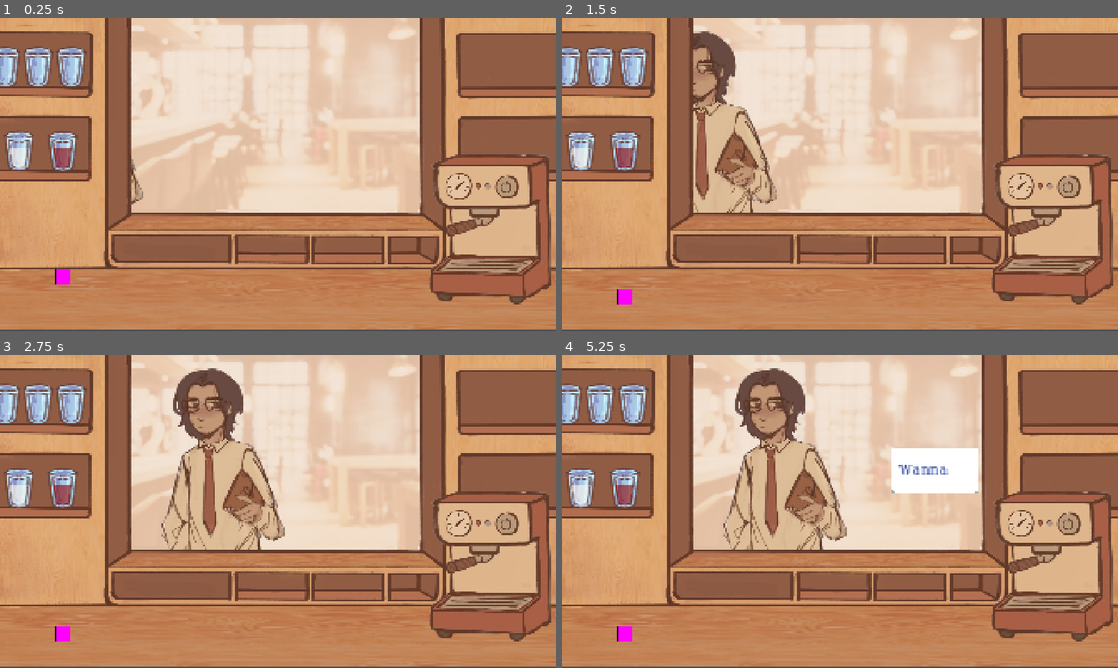
Above: before the commit, frames 1-4 (two rows, left to right).
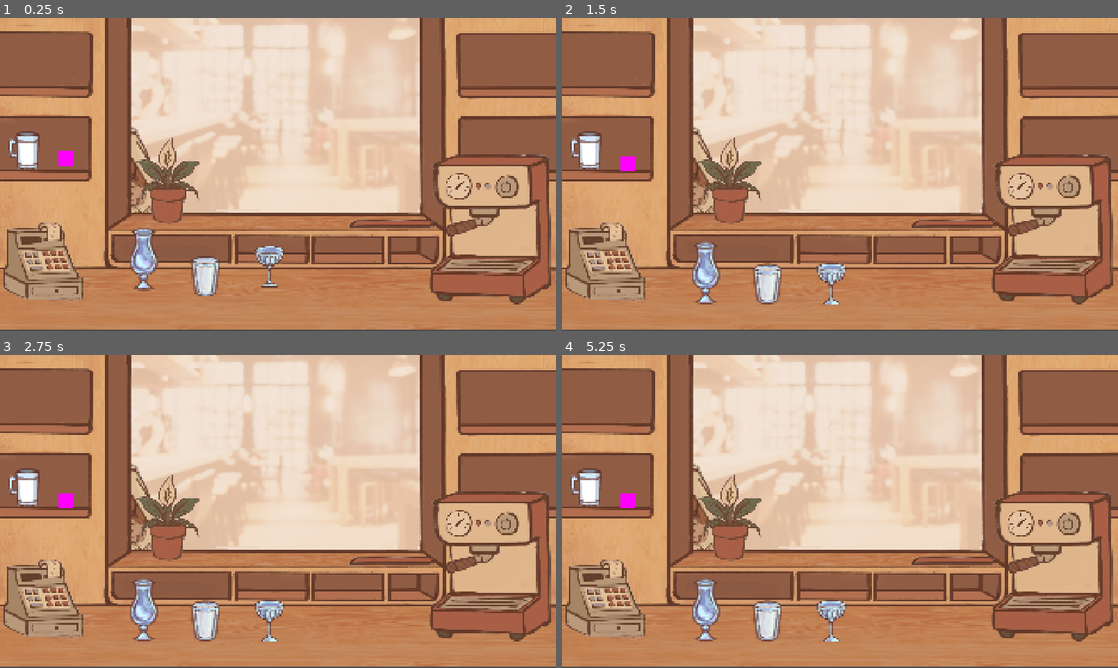
Above: after the commit, the same moments.

Repository: sanicatthedisco/brewing
Game: Godot game, scene res://main.tscn
Same seed, same stepped clock (60 frames per second), same inputs: the game is played once before the commit and once after it.
Inputs (mouse positions are in pixels of both pictures, inside the frame that each line leads up to):
- Up to frame 1 (0.25 s): no input
- Up to frame 2 (1.5 s): drag from (1045, 187) to (623, 121) at 0.52 s; drag from (728, 190) to (1045, 187) at 1.27 s
- Up to frame 3 (2.75 s): move the mouse to (333, 442) at 2.02 s; hold Space (advance_dialog) from 2.03 s (still down); click (333, 442) at 2.17 s
- Up to frame 4 (5.25 s): release Space (advance_dialog) at 2.75 s; drag from (812, 574) to (1045, 596) at 2.77 s; tap Enter at 3.5 s; move the mouse to (1006, 558) at 3.52 s; hold Space (advance_dialog) 3.53-4.25 s; click (1006, 558) at 3.67 s; drag from (673, 464) to (634, 373) at 4.27 s; move the mouse to (867, 511) at 5.02 s; hold Space (advance_dialog) from 5.03 s (still down); click (867, 511) at 5.17 s

The runs differ from the first frame. In frame 1, 9.2% of the frame differs, in the area x 0-79%, y 9-91%; in frame 2, 12%; in frame 3, 15%; in frame 4, 18%, in the area x 0-79%, y 4-92%.

Commit message:
refactoring characters

Diff:
--- /dev/null
+++ b/Objects/Containers/Carafe/Carafe.tscn
@@ -0,0 +1,63 @@
+[gd_scene format=3 uid="uid://dfg1byrkdy3op"]
+
+[ext_resource type="PackedScene" uid="uid://bja0ul5y8rw5k" path="res://Objects/Primitives/IngredientContainer.tscn" id="1_hq52d"]
+[ext_resource type="Script" uid="uid://dbq86162ym1pf" path="res://Objects/Containers/Carafe/carafe.gd" id="2_hq52d"]
+[ext_resource type="Texture2D" uid="uid://2i44sqfuan46" path="res://Assets/Sprites/Containers/carafe_mask.png" id="3_pleuq"]
+[ext_resource type="Texture2D" uid="uid://d4k8msrwp6hct" path="res://Assets/Sprites/Containers/carafe.png" id="4_qjbnv"]
+
+[sub_resource type="RectangleShape2D" id="RectangleShape2D_8lafr"]
+size = Vector2(47, 99)
+
+[sub_resource type="RectangleShape2D" id="RectangleShape2D_jmhsy"]
+size = Vector2(104, 213)
+
+[sub_resource type="RectangleShape2D" id="RectangleShape2D_hieh1"]
+size = Vector2(105, 214)
+
+[node name="Carafe" unique_id=1266183240 instance=ExtResource("1_hq52d")]
+script = ExtResource("2_hq52d")
+
+[node name="Mask" parent="." index="0" unique_id=1087823141]
+clip_children = 1
+texture = ExtResource("3_pleuq")
+
+[node name="Liquid" parent="Mask" index="0" unique_id=911795064]
+anchors_preset = 0
+anchor_left = 0.0
+anchor_top = 0.0
+anchor_right = 0.0
+anchor_bottom = 0.0
+offset_left = -74.0
+offset_top = 52.0
+offset_right = 75.0
+offset_bottom = 252.0
+
+[node name="MainSprite" parent="." index="1" unique_id=1075338833]
+texture = ExtResource("4_qjbnv")
+
+[node name="CollisionShape2D" parent="PourZone" parent_id_path=PackedInt32Array(806354122) index="0" unique_id=186712206]
+position = Vector2(1, -144)
+shape = SubResource("RectangleShape2D_8lafr")
+
+[node name="CollisionShape2D" parent="." index="3" unique_id=1592872759]
+position = Vector2(1, -0.5)
+shape = SubResource("RectangleShape2D_jmhsy")
+
+[node name="InteractionZone" parent="InteractionDetector" parent_id_path=PackedInt32Array(69867065) index="0" unique_id=805710803]
+position = Vector2(1.5, 0)
+shape = SubResource("RectangleShape2D_hieh1")
+
+[node name="Spout" parent="SpoutStuff" parent_id_path=PackedInt32Array(1172241664) index="0" unique_id=751968024]
+position = Vector2(0, -95)
+
+[node name="SpoutCollider" parent="SpoutStuff/Spout" index="0" unique_id=1708787041]
+debug_color = Color(0.9607843, 0, 0.5176471, 0.827451)
+
+[node name="SpoutPosLeft" parent="SpoutStuff" parent_id_path=PackedInt32Array(1172241664) index="1" unique_id=861350612]
+position = Vector2(-21, -93)
+
+[node name="SpoutPosRight" parent="SpoutStuff" parent_id_path=PackedInt32Array(1172241664) index="2" unique_id=753664723]
+position = Vector2(22, -94)
+
+[node name="GarnishSite" parent="." index="7" unique_id=1844923448]
+position = Vector2(12, -98)
--- /dev/null
+++ b/Objects/Containers/Carafe/carafe.gd
@@ -0,0 +1 @@
+extends IngredientContainer
--- /dev/null
+++ b/Objects/Containers/CocktailGlass/CocktailGlass.tscn
@@ -0,0 +1,66 @@
+[gd_scene format=3 uid="uid://vmjc688b2ks7"]
+
+[ext_resource type="PackedScene" uid="uid://bja0ul5y8rw5k" path="res://Objects/Primitives/IngredientContainer.tscn" id="1_4jkx3"]
+[ext_resource type="Script" uid="uid://c7mycnmpl3f2d" path="res://Objects/Containers/CocktailGlass/cocktail_glass.gd" id="2_4jkx3"]
+[ext_resource type="Texture2D" uid="uid://cbtyb6rq435r" path="res://Assets/Sprites/Containers/cocktail_glass_mask.png" id="3_v36a7"]
+[ext_resource type="Texture2D" uid="uid://qvgrljs2exvv" path="res://Assets/Sprites/Containers/cocktail_glass.png" id="4_6n8ti"]
+
+[sub_resource type="RectangleShape2D" id="RectangleShape2D_8lafr"]
+size = Vector2(80, 103.5)
+
+[sub_resource type="RectangleShape2D" id="RectangleShape2D_jmhsy"]
+size = Vector2(102, 139)
+
+[sub_resource type="RectangleShape2D" id="RectangleShape2D_hieh1"]
+size = Vector2(102, 141)
+
+[node name="CocktailGlass" unique_id=1266183240 instance=ExtResource("1_4jkx3")]
+script = ExtResource("2_4jkx3")
+
+[node name="Mask" parent="." index="0" unique_id=1087823141]
+clip_children = 1
+scale = Vector2(0.7, 0.7)
+texture = ExtResource("3_v36a7")
+
+[node name="Liquid" parent="Mask" index="0" unique_id=911795064]
+anchors_preset = 0
+anchor_left = 0.0
+anchor_top = 0.0
+anchor_right = 0.0
+anchor_bottom = 0.0
+offset_left = -74.0
+offset_top = -3.7142792
+offset_right = 75.0
+offset_bottom = 96.28572
+
+[node name="MainSprite" parent="." index="1" unique_id=1075338833]
+scale = Vector2(0.7, 0.7)
+texture = ExtResource("4_6n8ti")
+
+[node name="CollisionShape2D" parent="PourZone" parent_id_path=PackedInt32Array(806354122) index="0" unique_id=186712206]
+position = Vector2(2, -108)
+shape = SubResource("RectangleShape2D_8lafr")
+
+[node name="CollisionShape2D" parent="." index="3" unique_id=1592872759]
+position = Vector2(0, -1.5)
+shape = SubResource("RectangleShape2D_jmhsy")
+
+[node name="InteractionZone" parent="InteractionDetector" parent_id_path=PackedInt32Array(69867065) index="0" unique_id=805710803]
+position = Vector2(-1, -0.5)
+shape = SubResource("RectangleShape2D_hieh1")
+
+[node name="Spout" parent="SpoutStuff" parent_id_path=PackedInt32Array(1172241664) index="0" unique_id=751968024]
+position = Vector2(0, -95)
+
+[node name="SpoutCollider" parent="SpoutStuff/Spout" index="0" unique_id=1708787041]
+position = Vector2(0, 38)
+debug_color = Color(0.9607843, 0, 0.5176471, 0.827451)
+
+[node name="SpoutPosLeft" parent="SpoutStuff" parent_id_path=PackedInt32Array(1172241664) index="1" unique_id=861350612]
+position = Vector2(-31, -56)
+
+[node name="SpoutPosRight" parent="SpoutStuff" parent_id_path=PackedInt32Array(1172241664) index="2" unique_id=753664723]
+position = Vector2(34, -54)
+
+[node name="GarnishSite" parent="." index="7" unique_id=1844923448]
+position = Vector2(20, -60)
--- /dev/null
+++ b/Objects/Containers/CocktailGlass/cocktail_glass.gd
@@ -0,0 +1 @@
+extends IngredientContainer
--- a/Objects/Containers/Glass/Glass.tscn
+++ b/Objects/Containers/Glass/Glass.tscn
@@ -2,8 +2,8 @@
 
 [ext_resource type="PackedScene" uid="uid://bja0ul5y8rw5k" path="res://Objects/Primitives/IngredientContainer.tscn" id="1_8lafr"]
 [ext_resource type="Script" uid="uid://cpkrdvcdriwvd" path="res://Objects/Containers/Glass/glass.gd" id="2_td8cy"]
-[ext_resource type="Texture2D" uid="uid://bvktbpv4fxnok" path="res://Assets/Sprites/glass_mask.png" id="3_5y0h7"]
-[ext_resource type="Texture2D" uid="uid://0ap7sq4kyo1g" path="res://Assets/Sprites/glass.png" id="4_1bp4k"]
+[ext_resource type="Texture2D" uid="uid://bvktbpv4fxnok" path="res://Assets/Sprites/Containers/glass_mask.png" id="3_5y0h7"]
+[ext_resource type="Texture2D" uid="uid://0ap7sq4kyo1g" path="res://Assets/Sprites/Containers/glass.png" id="4_1bp4k"]
 
 [sub_resource type="RectangleShape2D" id="RectangleShape2D_8lafr"]
 size = Vector2(47, 99)
--- /dev/null
+++ b/Objects/Containers/Mug/Mug.tscn
@@ -0,0 +1,64 @@
+[gd_scene format=3 uid="uid://bxwwh5nnj0q6l"]
+
+[ext_resource type="PackedScene" uid="uid://bja0ul5y8rw5k" path="res://Objects/Primitives/IngredientContainer.tscn" id="1_td8cy"]
+[ext_resource type="Script" uid="uid://di2r8mw2al6a1" path="res://Objects/Containers/Mug/mug.gd" id="2_7eppx"]
+[ext_resource type="Texture2D" uid="uid://3yar053vq70o" path="res://Assets/Sprites/Containers/mug_mask.png" id="3_5y0h7"]
+[ext_resource type="Texture2D" uid="uid://ib70yvrco6r5" path="res://Assets/Sprites/Containers/mug.png" id="4_1bp4k"]
+
+[sub_resource type="RectangleShape2D" id="RectangleShape2D_8lafr"]
+size = Vector2(47, 99)
+
+[sub_resource type="RectangleShape2D" id="RectangleShape2D_jmhsy"]
+size = Vector2(106, 134)
+
+[sub_resource type="RectangleShape2D" id="RectangleShape2D_hieh1"]
+size = Vector2(108, 135)
+
+[node name="Mug" unique_id=1266183240 instance=ExtResource("1_td8cy")]
+script = ExtResource("2_7eppx")
+
+[node name="Mask" parent="." index="0" unique_id=1087823141]
+clip_children = 1
+texture = ExtResource("3_5y0h7")
+
+[node name="Liquid" parent="Mask" index="0" unique_id=911795064]
+anchors_preset = 0
+anchor_left = 0.0
+anchor_top = 0.0
+anchor_right = 0.0
+anchor_bottom = 0.0
+offset_left = -73.0
+offset_top = 63.0
+offset_right = 76.0
+offset_bottom = 233.0
+
+[node name="MainSprite" parent="." index="1" unique_id=1075338833]
+texture = ExtResource("4_1bp4k")
+
+[node name="CollisionShape2D" parent="PourZone" parent_id_path=PackedInt32Array(806354122) index="0" unique_id=186712206]
+position = Vector2(13, -104)
+shape = SubResource("RectangleShape2D_8lafr")
+
+[node name="CollisionShape2D" parent="." index="3" unique_id=1592872759]
+position = Vector2(1, 2)
+shape = SubResource("RectangleShape2D_jmhsy")
+
+[node name="InteractionZone" parent="InteractionDetector" parent_id_path=PackedInt32Array(69867065) index="0" unique_id=805710803]
+position = Vector2(1, 2.5)
+shape = SubResource("RectangleShape2D_hieh1")
+
+[node name="Spout" parent="SpoutStuff" parent_id_path=PackedInt32Array(1172241664) index="0" unique_id=751968024]
+position = Vector2(0, -54)
+
+[node name="SpoutCollider" parent="SpoutStuff/Spout" index="0" unique_id=1708787041]
+position = Vector2(13, -2)
+debug_color = Color(0.9607843, 0, 0.5176471, 0.827451)
+
+[node name="SpoutPosLeft" parent="SpoutStuff" parent_id_path=PackedInt32Array(1172241664) index="1" unique_id=861350612]
+position = Vector2(-12, -56)
+
+[node name="SpoutPosRight" parent="SpoutStuff" parent_id_path=PackedInt32Array(1172241664) index="2" unique_id=753664723]
+position = Vector2(39, -56)
+
+[node name="GarnishSite" parent="." index="7" unique_id=1844923448]
+position = Vector2(24, -58)
--- /dev/null
+++ b/Objects/Containers/Mug/mug.gd
@@ -0,0 +1 @@
+extends IngredientContainer
--- /dev/null
+++ b/Objects/Dialogue/Characters/Adam/Adam.tscn
@@ -0,0 +1,5 @@
+[gd_scene format=3 uid="uid://bfsleojhdq3h3"]
+
+[ext_resource type="PackedScene" uid="uid://f6q3hscdopp7" path="res://Objects/Dialogue/Characters/Character.tscn" id="1_qpsve"]
+
+[node name="Adam" unique_id=1050556539 instance=ExtResource("1_qpsve")]
--- /dev/null
+++ b/Objects/Dialogue/Characters/Adam/adam.gd
@@ -0,0 +1 @@
+extends Character
--- a/testing/test_character.tscn
+++ b/Objects/Dialogue/Characters/Character.tscn
@@ -1,43 +1,7 @@
 [gd_scene format=3 uid="uid://f6q3hscdopp7"]
 
+[ext_resource type="Script" uid="uid://cbdbu3qkiwe6f" path="res://Objects/Dialogue/Characters/Adam/adam.gd" id="1_1t1e8"]
 [ext_resource type="Texture2D" uid="uid://cva8hres8vye0" path="res://Assets/Sprites/char_transparent.png" id="1_4fqcr"]
-
-[sub_resource type="GDScript" id="GDScript_4fqcr"]
-script/source = "
-extends CharacterBody2D
-
-var dialogue_lines: Array[String] = [
-	\"hey\",
-	\"Wanna Sper\",
-    \"ssfkdjd djdd\"
-]
-
-
-var move_speed = 200.0
-var target_x = 400.0
-var dialogue_started = false
-
-
-
-
-func _physics_process(delta: float) -> void:
-	if position.x < target_x:
-		position.x += move_speed * delta
-	elif not dialogue_started:
-		dialogue_started = true
-		start_npc_dialogue()
-
-func start_npc_dialogue() -> void:
-	await get_tree().create_timer(2.0).timeout
-
-	DialogueManager.start_dialog(
-		#global_position + Vector2(100, -100),
-		#dialogue_lines,
-		Vector2(1200, 400),
-		dialogue_lines,
-	)
-
-"
 
 [sub_resource type="SpriteFrames" id="SpriteFrames_l0epr"]
 animations = [{
@@ -53,10 +17,12 @@
 [sub_resource type="RectangleShape2D" id="RectangleShape2D_ickja"]
 size = Vector2(412, 916)
 
-[node name="CharacterBody2D" type="CharacterBody2D" unique_id=1050556539]
+[node name="Adam" type="CharacterBody2D" unique_id=1050556539]
+z_index = -4
 collision_layer = 2
 collision_mask = 2
-script = SubResource("GDScript_4fqcr")
+script = ExtResource("1_1t1e8")
+pre_order_dialogue = Array[String](["Hey", "How are you"])
 
 [node name="AnimatedSprite2D" type="AnimatedSprite2D" parent="." unique_id=427216875]
 position = Vector2(374, 537)
--- /dev/null
+++ b/Objects/Dialogue/Characters/character.gd
@@ -0,0 +1,13 @@
+class_name Character extends CharacterBody2D
+
+@export var pre_order_dialogue: Array[String]
+
+@export var post_order_dialogue: Array[String]
+
+func _ready() -> void:
+	await get_tree().process_frame
+
+	DialogueManager.start_dialog(
+		global_position + Vector2(100, -100),
+		pre_order_dialogue
+	)
--- a/Objects/Primitives/Draggable.tscn
+++ b/Objects/Primitives/Draggable.tscn
@@ -1,7 +1,8 @@
 [gd_scene format=3 uid="uid://cmyi2np3k5aa4"]
 
 [ext_resource type="Script" uid="uid://do8b4ofriswb8" path="res://Objects/Primitives/draggable.gd" id="1_yfv1d"]
-[ext_resource type="Texture2D" uid="uid://bqes3a3mhg8bc" path="res://Assets/Sprites/flask.png" id="2_iyngx"]
+
+[sub_resource type="DrawableTexture2D" id="DrawableTexture2D_opscg"]
 
 [sub_resource type="RectangleShape2D" id="RectangleShape2D_ueyfw"]
 size = Vector2(50, 85)
@@ -12,7 +13,7 @@
 script = ExtResource("1_yfv1d")
 
 [node name="Sprite2D" type="Sprite2D" parent="." unique_id=1537178962]
-texture = ExtResource("2_iyngx")
+texture = SubResource("DrawableTexture2D_opscg")
 
 [node name="PhysicsCollider" type="CollisionPolygon2D" parent="." unique_id=1515525844]
 polygon = PackedVector2Array(0, 44, 13, 42, 25, 22, 26, 8, 9, 4, 2, -43, -10, -43, -9, 4, -26, 12, -30, 23, -17, 41)
--- a/Objects/table.gd
+++ b/Objects/table.gd
@@ -1,12 +1,5 @@
 @tool
 extends StaticBody2D
 
-@export var width: float
-
 @onready var collider: CollisionShape2D = $CollisionShape2D
 @onready var rim = collider.shape as SegmentShape2D
-
-# Called when the node enters the scene tree for the first time.
-func _ready():
-	rim.a.x = -width/2
-	rim.b.x = width/2
--- a/main.tscn
+++ b/main.tscn
@@ -2,13 +2,41 @@
 
 [ext_resource type="PackedScene" uid="uid://chxk2ct451rqe" path="res://Objects/Table.tscn" id="1_0xm2m"]
 [ext_resource type="PackedScene" uid="uid://bqepkful3ipox" path="res://Objects/Machines/EspressoMachine.tscn" id="1_7mycd"]
+[ext_resource type="PackedScene" uid="uid://bfsleojhdq3h3" path="res://Objects/Dialogue/Characters/Adam/Adam.tscn" id="1_ycdy4"]
 [ext_resource type="PackedScene" uid="uid://bygno35u5nyh5" path="res://Objects/Containers/Glass/Glass.tscn" id="4_1bvp3"]
-[ext_resource type="Texture2D" uid="uid://dfq1i8k4reyxm" path="res://Assets/Sprites/workspace_background.png" id="5_7mycd"]
-[ext_resource type="PackedScene" uid="uid://f6q3hscdopp7" path="res://testing/test_character.tscn" id="6_7mycd"]
-[ext_resource type="Texture2D" uid="uid://cei8e0m5y0gmn" path="res://Assets/Sprites/cafe_backdrop.png" id="6_272bh"]
+[ext_resource type="Texture2D" uid="uid://dfq1i8k4reyxm" path="res://Assets/Sprites/Background/workspace_background.png" id="5_7mycd"]
+[ext_resource type="Texture2D" uid="uid://bmofnrcfunynj" path="res://Assets/Sprites/Background/register.png" id="5_ycdy4"]
+[ext_resource type="PackedScene" uid="uid://vmjc688b2ks7" path="res://Objects/Containers/CocktailGlass/CocktailGlass.tscn" id="6_4c57u"]
+[ext_resource type="Texture2D" uid="uid://cei8e0m5y0gmn" path="res://Assets/Sprites/Background/cafe_backdrop.png" id="6_272bh"]
+[ext_resource type="PackedScene" uid="uid://dfg1byrkdy3op" path="res://Objects/Containers/Carafe/Carafe.tscn" id="6_kek77"]
+[ext_resource type="Texture2D" uid="uid://6jnprkiryta7" path="res://Assets/Sprites/Background/plant.png" id="6_w48qg"]
+[ext_resource type="PackedScene" uid="uid://bxwwh5nnj0q6l" path="res://Objects/Containers/Mug/Mug.tscn" id="7_5vw27"]
 [ext_resource type="PackedScene" uid="uid://cqewiqo7um75c" path="res://Objects/Ingredients/Garnish/Garnish.tscn" id="7_272bh"]
+[ext_resource type="Texture2D" uid="uid://btss0ywt6fxu6" path="res://Assets/Sprites/Background/serving_mat.png" id="8_vivmo"]
+
+[sub_resource type="SegmentShape2D" id="SegmentShape2D_ycdy4"]
+resource_local_to_scene = true
+a = Vector2(-1000, 0)
+b = Vector2(1071, 1)
+
+[sub_resource type="SegmentShape2D" id="SegmentShape2D_w48qg"]
+resource_local_to_scene = true
+a = Vector2(-133, 1)
+b = Vector2(135, 0)
+
+[sub_resource type="SegmentShape2D" id="SegmentShape2D_vivmo"]
+resource_local_to_scene = true
+a = Vector2(-187, 0)
+b = Vector2(214, 1)
+
+[sub_resource type="SegmentShape2D" id="SegmentShape2D_2cqfq"]
+resource_local_to_scene = true
+a = Vector2(-198, -1)
+b = Vector2(212.5, 0)
 
 [node name="Main" type="Node2D" unique_id=1694163084]
+
+[node name="Adam" parent="." unique_id=1050556539 instance=ExtResource("1_ycdy4")]
 
 [node name="EspressoMachine" parent="." unique_id=1054846614 instance=ExtResource("1_7mycd")]
 position = Vector2(1706.0001, 732.00006)
@@ -24,60 +52,76 @@
 centered = false
 metadata/_edit_lock_ = true
 
-[node name="Sprite2D" type="Sprite2D" parent="Background" unique_id=1154507314]
+[node name="Workspace" type="Sprite2D" parent="Background" unique_id=1154507314]
 z_index = -1
 position = Vector2(867, 380)
 scale = Vector2(0.73529416, 0.7352941)
 texture = ExtResource("6_272bh")
 metadata/_edit_lock_ = true
 
+[node name="Register" type="Sprite2D" parent="Background" unique_id=774174824]
+position = Vector2(160, 842)
+texture = ExtResource("5_ycdy4")
+
+[node name="Plant" type="Sprite2D" parent="Background" unique_id=972104437]
+position = Vector2(589, 571)
+texture = ExtResource("6_w48qg")
+
 [node name="Surfaces" type="Node2D" parent="." unique_id=1394636145]
 
 [node name="Table" parent="Surfaces" unique_id=1590663467 instance=ExtResource("1_0xm2m")]
 position = Vector2(928, 988)
-width = 2000.0
+
+[node name="CollisionShape2D" parent="Surfaces/Table" index="0" unique_id=375987916]
+shape = SubResource("SegmentShape2D_ycdy4")
 
 [node name="ServingMat" parent="Surfaces" unique_id=1103273095 instance=ExtResource("1_0xm2m")]
 position = Vector2(1367, 711)
-width = 200.0
+
+[node name="CollisionShape2D" parent="Surfaces/ServingMat" index="0" unique_id=375987916]
+position = Vector2(0, 3)
+shape = SubResource("SegmentShape2D_w48qg")
+
+[node name="Sprite2D" type="Sprite2D" parent="Surfaces/ServingMat" unique_id=370650813]
+z_index = -1
+texture = ExtResource("8_vivmo")
 
 [node name="Shelf1" parent="Surfaces" unique_id=783082087 instance=ExtResource("1_0xm2m")]
 position = Vector2(105, 530)
-width = 425.0
+
+[node name="CollisionShape2D" parent="Surfaces/Shelf1" index="0" unique_id=375987916]
+shape = SubResource("SegmentShape2D_vivmo")
 
 [node name="Shelf2" parent="Surfaces" unique_id=808925479 instance=ExtResource("1_0xm2m")]
 position = Vector2(114, 240)
-width = 425.0
+
+[node name="CollisionShape2D" parent="Surfaces/Shelf2" index="0" unique_id=375987916]
+shape = SubResource("SegmentShape2D_2cqfq")
 
 [node name="Cups" type="Node2D" parent="." unique_id=196977630]
 
-[node name="Glass2" parent="Cups" unique_id=1679779724 instance=ExtResource("4_1bvp3")]
-position = Vector2(227, 439)
+[node name="CocktailGlass" parent="Cups" unique_id=1266183240 instance=ExtResource("6_4c57u")]
+position = Vector2(941, 833)
+capacity = 4.0
+
+[node name="Carafe" parent="Cups" unique_id=1568535870 instance=ExtResource("6_kek77")]
+position = Vector2(507, 807)
+capacity = 16.0
+
+[node name="Glass" parent="Cups" unique_id=731173235 instance=ExtResource("4_1bvp3")]
+position = Vector2(720, 865)
 capacity = 12.0
-starting_fill = 6.0
-starting_ingredient = "Blood"
+starting_fill = 11.0
+starting_ingredient = "Milk"
 
-[node name="Glass" parent="Cups" unique_id=1898041628 instance=ExtResource("4_1bvp3")]
-position = Vector2(256, 159)
+[node name="Mug" parent="Cups" unique_id=167219955 instance=ExtResource("7_5vw27")]
+position = Vector2(93, 448)
 capacity = 12.0
 
-[node name="Glass5" parent="Cups" unique_id=1266183240 instance=ExtResource("4_1bvp3")]
-position = Vector2(142, 159)
-capacity = 12.0
+[node name="Garnish" parent="." unique_id=804989589 instance=ExtResource("7_272bh")]
+position = Vector2(237, 460)
 
-[node name="Glass4" parent="Cups" unique_id=480004750 instance=ExtResource("4_1bvp3")]
-position = Vector2(29, 159)
-capacity = 12.0
-
-[node name="Glass3" parent="Cups" unique_id=1081548931 instance=ExtResource("4_1bvp3")]
-position = Vector2(76, 432)
-capacity = 12.0
-starting_fill = 6.0
-starting_ingredient = "Milk"
-
-[node name="CharacterBody2D" parent="." unique_id=1050556539 instance=ExtResource("6_7mycd")]
-z_index = -5
-position = Vector2(-137, -69)
-
-[node name="Garnish" parent="." unique_id=804989589 instance=ExtResource("7_272bh")]
-position = Vector2(228, 867)
+[editable path="Surfaces/Table"]
+[editable path="Surfaces/ServingMat"]
+[editable path="Surfaces/Shelf1"]
+[editable path="Surfaces/Shelf2"]
--- a/project.godot
+++ b/project.godot
@@ -23,6 +23,7 @@
 
 window/size/viewport_width=1920
 window/size/viewport_height=1080
+window/size/mode=2
 window/stretch/mode="canvas_items"
 window/stretch/aspect="expand"
 
--- a/testing/test_character.gd
+++ /dev/null
@@ -1,21 +0,0 @@
-
-extends CharacterBody2D
-
-var dialogue_lines: Array[String] = [
-	"hey",
-	"Wanna Sper",
-    "ssfkdjd djdd"
-]
-
-func _ready() -> void:
-	print("TEST CHARACTER READY")
-
-	await get_tree().process_frame
-
-	print("Calling DialogueManager!")
-
-	DialogueManager.start_dialog(
-		global_position + Vector2(100, -100),
-		dialogue_lines,
-
-	)
Renamed: Assets/Sprites/cafe_backdrop.png -> Assets/Sprites/Background/cafe_backdrop.png
Not shown, changed: Assets/Sprites/Background/cafe_backdrop.png.import
Binary file added: Assets/Sprites/Background/plant.png
Not shown, changed: Assets/Sprites/Background/plant.png.import
Binary file added: Assets/Sprites/Background/register.png
Not shown, changed: Assets/Sprites/Background/register.png.import
Binary file added: Assets/Sprites/Background/serving_mat.png
Not shown, changed: Assets/Sprites/Background/serving_mat.png.import
Renamed: Assets/Sprites/workspace_background.png -> Assets/Sprites/Background/workspace_background.png
Not shown, changed: Assets/Sprites/Background/workspace_background.png.import
Binary file added: Assets/Sprites/Containers/carafe.png
Not shown, changed: Assets/Sprites/Containers/carafe.png.import
(and 25 more such lines)
